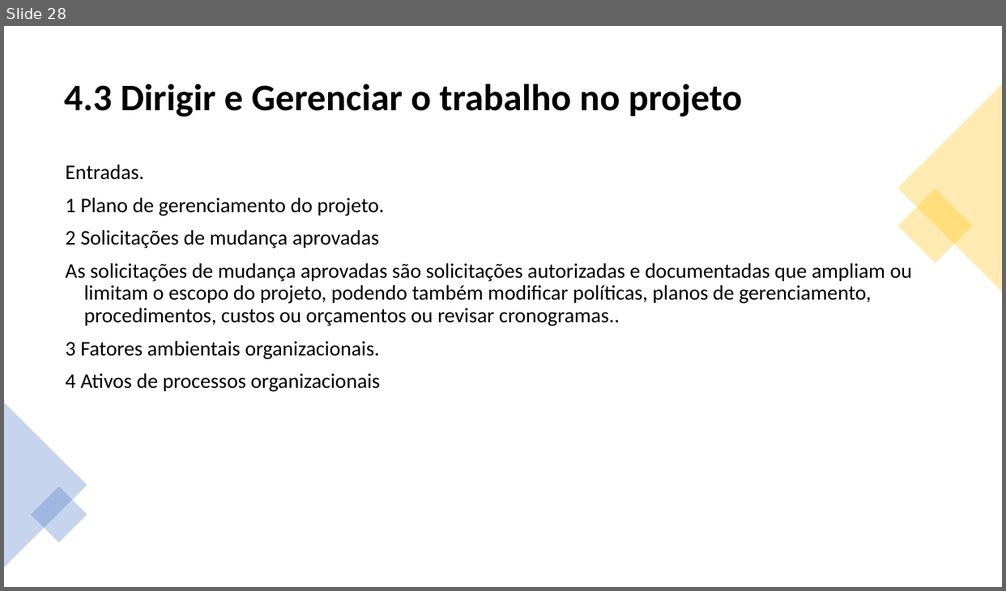
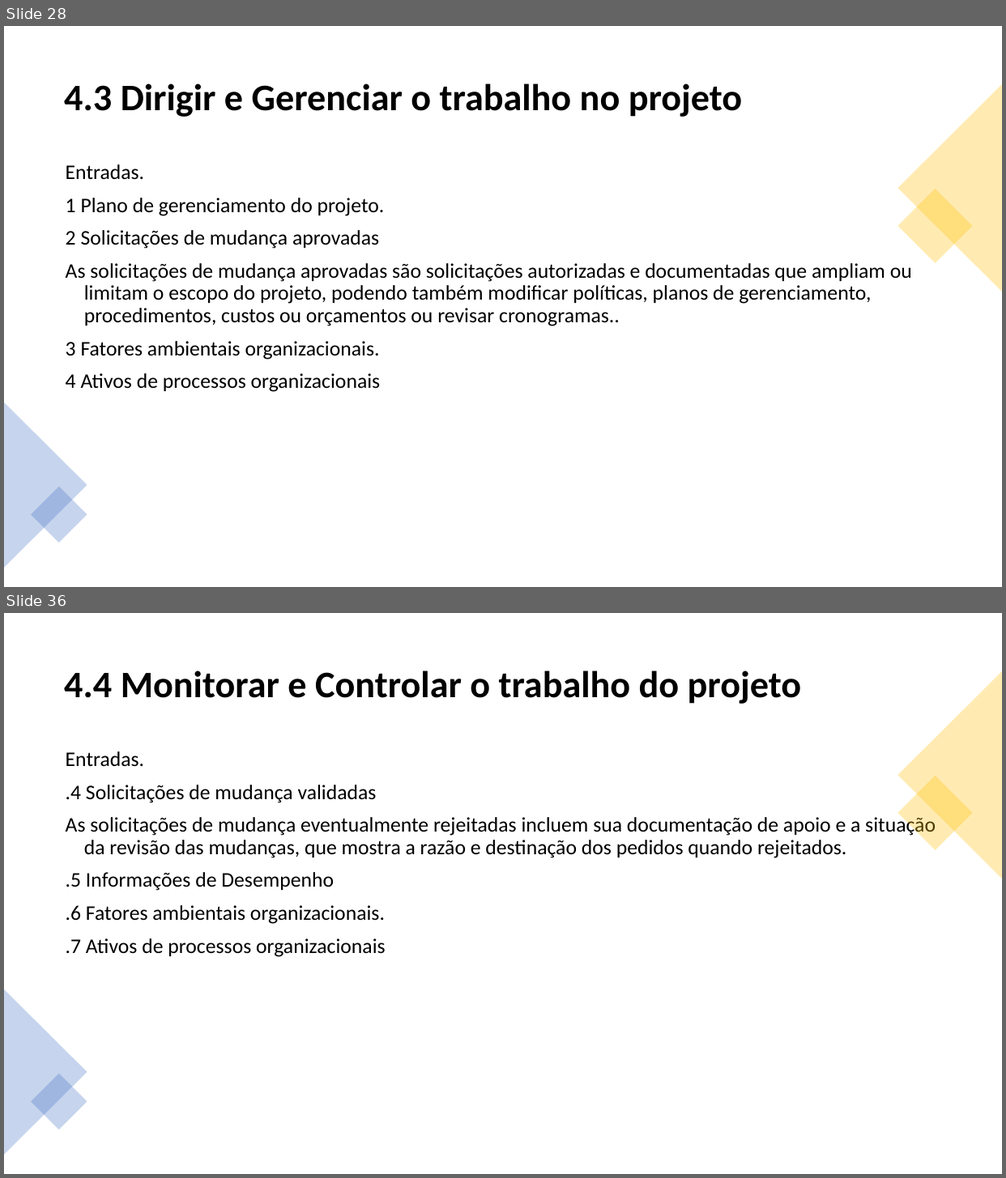
Before and after one commit to jharbes/ADMINISTRACAO-DE-REDES, a slide deck: RELATORIO PROVA P2/relatorio-pmbok-capitulo4-jharbes.pptx. Shown one above the other, each under a label of ours: slide 28 before the commit, slides 28 and 36 after it; the slides between them are not shown. The pictures are 1006x591 and 1006x1178 pixels, drawn with LibreOffice and Linux fonts; fonts in the diff are those of the drawing. Boxes give left, top, right and bottom in pixels: in the first picture for what was removed or moved away, otherwise in the second. Text is boxed around its words. In the diff, an @@ line names an element or a change of style, - is before the commit and + after.

```diff
--- a/RELATORIO PROVA P2/relatorio-pmbok-capitulo4-jharbes.pptx
+++ b/RELATORIO PROVA P2/relatorio-pmbok-capitulo4-jharbes.pptx
@@ slide 36 added at <box>4,613,1002,1174</box>, background #FFFFFF @@
@@ title added at <box>64,671,801,704</box>, 36 pt, text #000000, bold @@
+4.4 Monitorar e Controlar o trabalho do projeto
@@ triangle added at <box>898,671,1002,879</box>, fill #FFC000 at 30% opacity @@
@@ text added at <box>66,752,936,957</box>, 20 pt, text #000000 @@
+Entradas.
+.4 Solicitações de mudança validadas
+As solicitações de mudança eventualmente rejeitadas incluem sua documentação de apoio e a situação da revisão das mudanças, que mostra a razão e destinação dos pedidos quando rejeitados.
+.5 Informações de Desempenho
+.6 Fatores ambientais organizacionais.
+.7 Ativos de processos organizacionais
@@ rectangle added at <box>898,776,974,851</box>, fill #FFC000 at 30% opacity @@
@@ triangle added at <box>4,990,87,1155</box>, fill #4472C4 at 30% opacity @@
@@ rectangle added at <box>31,1073,87,1130</box>, fill #4472C4 at 30% opacity @@
```
Also in this commit, not shown: 7 other slides added.
